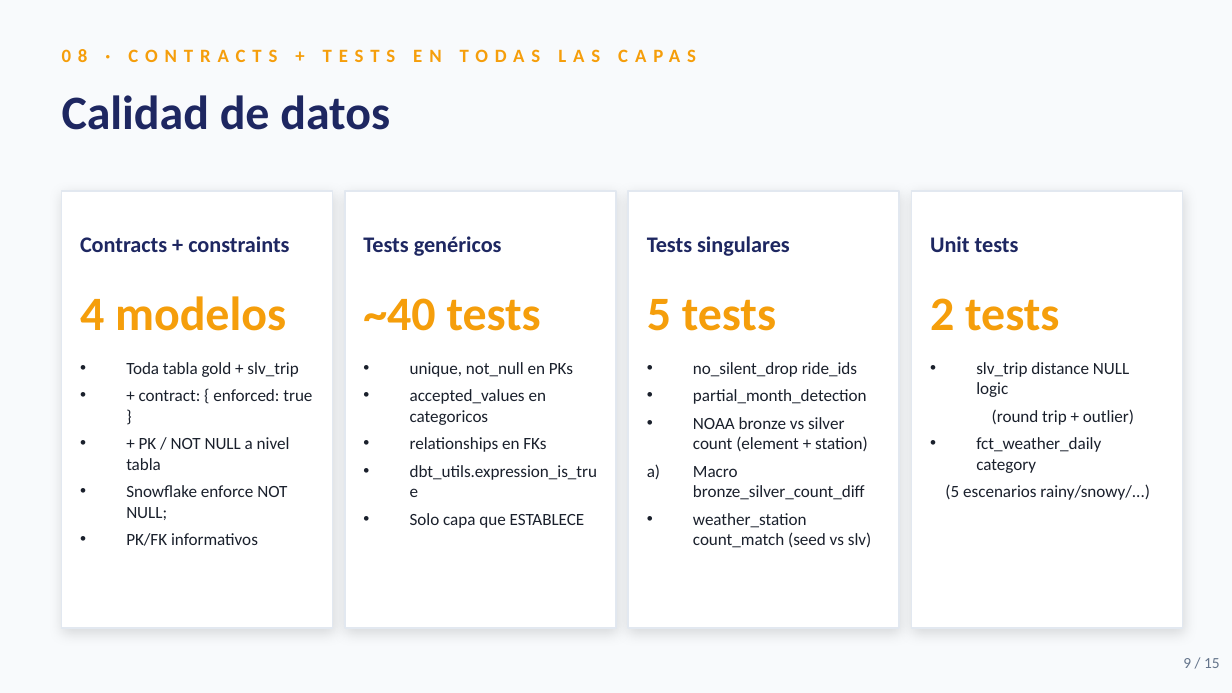
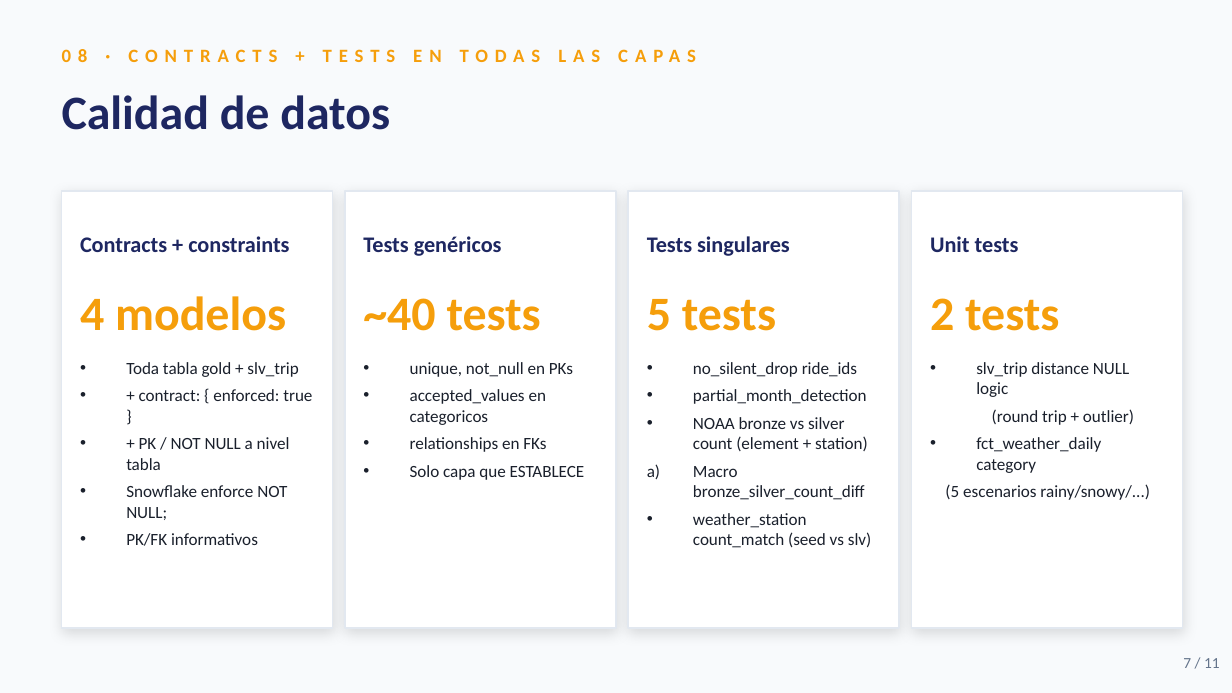
Before and after one commit to Rlizaran/Snowflake_proyect, a slide deck: slide 7 of presentacion/Presentacion.pptx (slide 9 before the commit). Drawn at 1232x693 pixels with LibreOffice and Linux fonts; fonts in the diff are those of the drawing. Boxes give left, top, right and bottom in pixels: in the first picture for what was removed or moved away, otherwise in the second. Text is boxed around its words. In the diff, an @@ line names an element or a change of style, - is before the commit and + after.

```diff
--- a/presentacion/Presentacion.pptx
+++ b/presentacion/Presentacion.pptx
@@ text at (410,465,598,480): paragraph removed @@
-• dbt_utils.expression_is_true
@@ text at (1183,658,1220,668): text changed @@
-9 / 15
+7 / 11
```
Also in this commit, not shown: 9 other slides changed, 4 slides removed, 1 other file.
